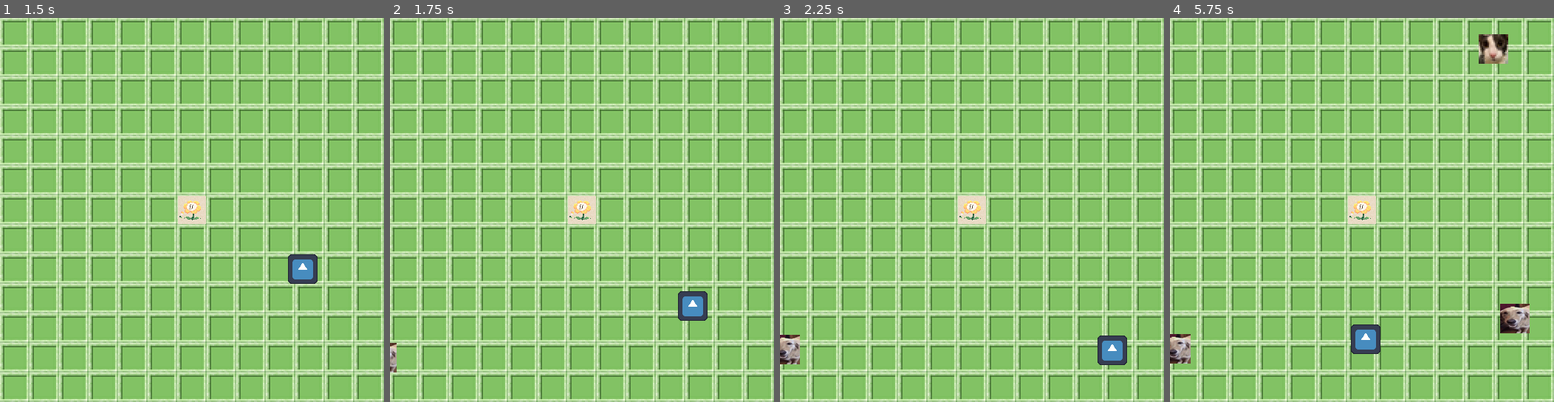
Above: before the commit, frames 1-4 (left to right).
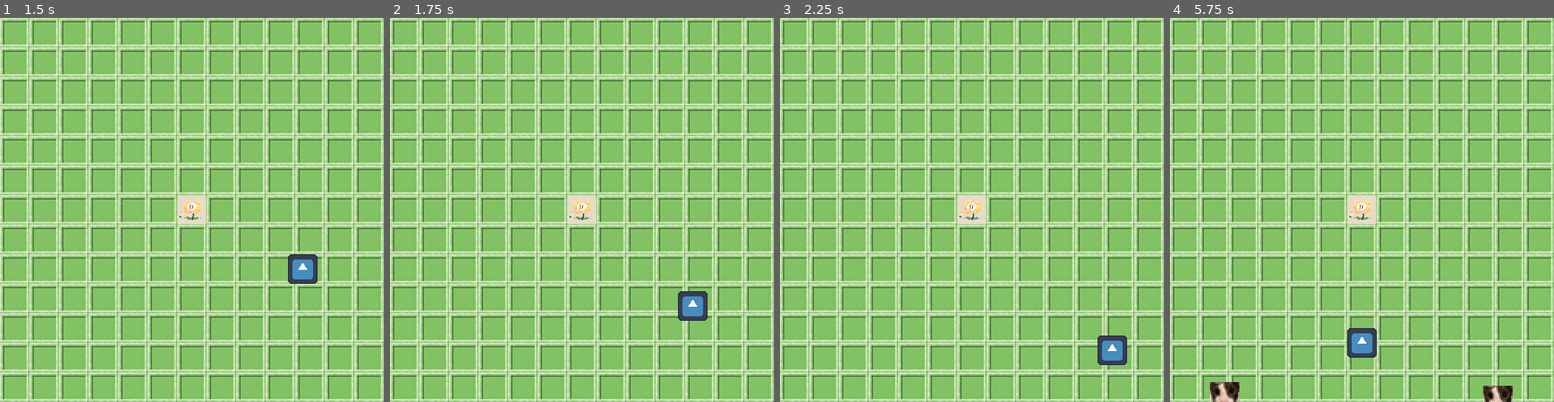
Above: after the commit, the same moments.

Repository: dipilo/sunroom
Game: Godot game, scene res://scenes/battlefield.tscn
Two runs of this game, one before a commit and one after it. Both use one fixed random seed, a clock stepped at 60 frames per second and the inputs below. The engine's default icon, where the game draws it, is replaced by a stand-in: a white triangle on a blue panel in a dark square.
Inputs:
- Up to frame 1 (1.5 s): tap Enter at 0.5 s; hold D (direction_right) 0.53-1.28 s; hold S (direction_down) from 1.28 s (still down)
- Up to frame 2 (1.75 s): keep holding S (direction_down)
- Up to frame 3 (2.25 s): release S (direction_down) at 2.03 s; hold D (direction_right) from 2.03 s (still down)
- Up to frame 4 (5.75 s): release D (direction_right) at 2.78 s; hold W (direction_up) 2.78-3.53 s; hold Left (direction_left) 3.53-5.03 s; hold S (direction_down) from 5.03 s (still down)

Frame 1 is identical in both runs. In frame 2, 0.1% of the frame differs, in the area x 0-2%, y 84-93%; in frame 3, 0.4%; in frame 4, 2.9%, in the area x 0-94%, y 4-100%.

Commit message:
added proper wave spawning

Diff:
--- a/gardengame/scenes/centerpiece.gd
+++ b/gardengame/scenes/centerpiece.gd
@@ -1,7 +1,5 @@
 extends Node2D
 @export var health = 5
-var z_part = load("res://scenes/z_particle.tscn")
-var zs = []
 func _ready():
 	await get_tree().process_frame
 	await get_tree().process_frame
@@ -10,11 +8,7 @@
 func _deal_damage(amt: int):
 	health -= amt
 	print(health)
-	if zs.get(1) == null:
+	if health == 0:
+		#crash the game, THIS IS A DEV FEATUREEEE
 		var a = null
 		a.kill()
-	else:
-		pass
-		#var dead_guy = zs.get(0)
-		#zs.remove_at(0)
-		#dead_guy.queue_free()
--- a/gardengame/scenes/gameManager.gd
+++ b/gardengame/scenes/gameManager.gd
@@ -1,6 +1,10 @@
 extends Node2D
-@export var enemy_classes = ["res://scenes/squash_enemy.tscn","res://scenes/circle_enemy.tscn"]
-@export var spawn_speed = 1
+@export var default_enemy_waves = { #key is number of times the enemy should spawn each "cycle"
+	"res://scenes/squash_enemy.tscn" : 2,
+	"res://scenes/circle_enemy.tscn" : 1
+}
+var curr_enemy_waves = []
+@export var wave_cooldown = 5.0
 @export var enemy_speed_mod = 1
 var diag_enemy_spawns = [Vector2(64,-20),
 Vector2(466,-20),
@@ -19,7 +23,8 @@
 	GlobalScript.gamemanger = self
 	await get_tree().process_frame
 	board = GlobalScript.board
-	$spawnTimer.wait_time = spawn_speed
+	setup_next_wave()
+	$spawnTimer.wait_time = wave_cooldown
 	$spawnTimer.start()
 func _game_loop() -> void:
 	for enemy in enemyList:
@@ -37,11 +42,28 @@
 			spawn_tile = check_tile
 		else:
 			check_tile = board.edge_tiles.pick_random()
-	var guy_instance = load(enemy_classes.pick_random()).instantiate()
-	guy_instance.global_position = diag_enemy_spawns.pick_random()
-	add_child(guy_instance)
-	enemyList.append(guy_instance)
+	if curr_enemy_waves.size() == 0:
+		setup_next_wave()
+	var count = 1
+	var curr_guy = curr_enemy_waves.get(0)
+	if curr_guy == "res://scenes/squash_enemy.tscn":
+		count = int(randf()*3+3)
+	for i in count:
+		var guy_instance = load(curr_guy).instantiate()
+		curr_enemy_waves.remove_at(0)
+		guy_instance.global_position = diag_enemy_spawns.pick_random()
+		add_child(guy_instance)
+		enemyList.append(guy_instance)
 
 func _damage_centerpiece(amt: int):
 	if not centerpiece == null:
 		centerpiece._deal_damage(amt)
+
+func setup_next_wave():
+	curr_enemy_waves = []
+	for key in default_enemy_waves.keys():
+		var count = int(default_enemy_waves[key])
+		for i in count:
+			curr_enemy_waves.append(key)
+	curr_enemy_waves.shuffle()
+	$spawnTimer.wait_time/=1.1
